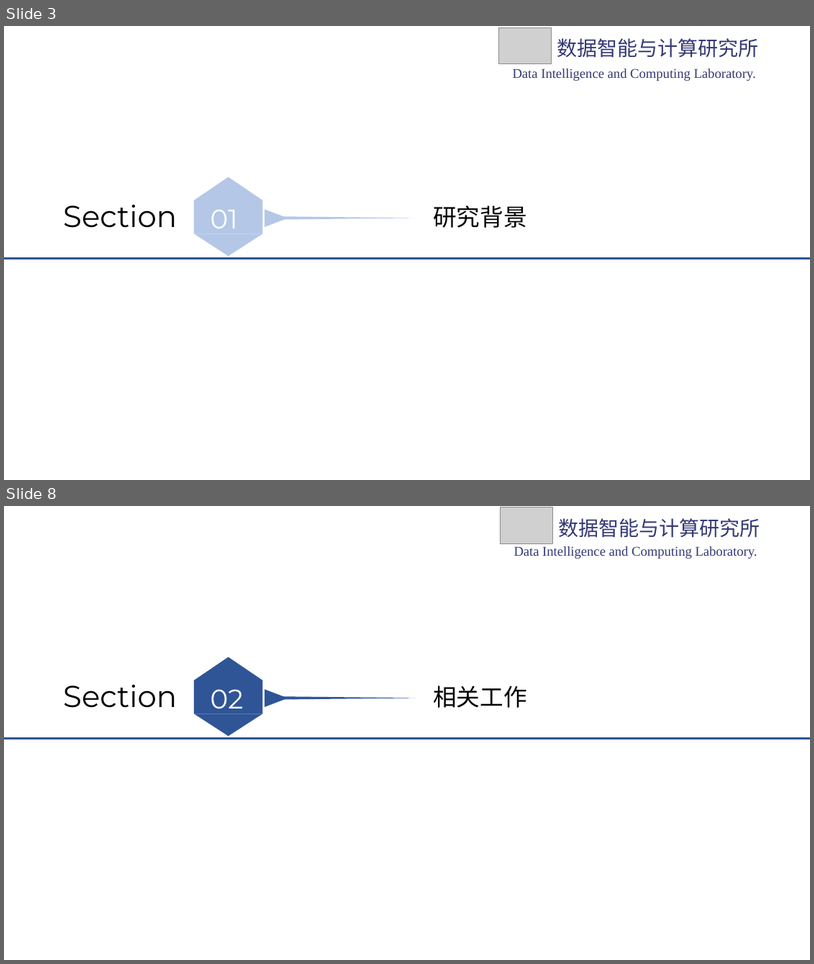
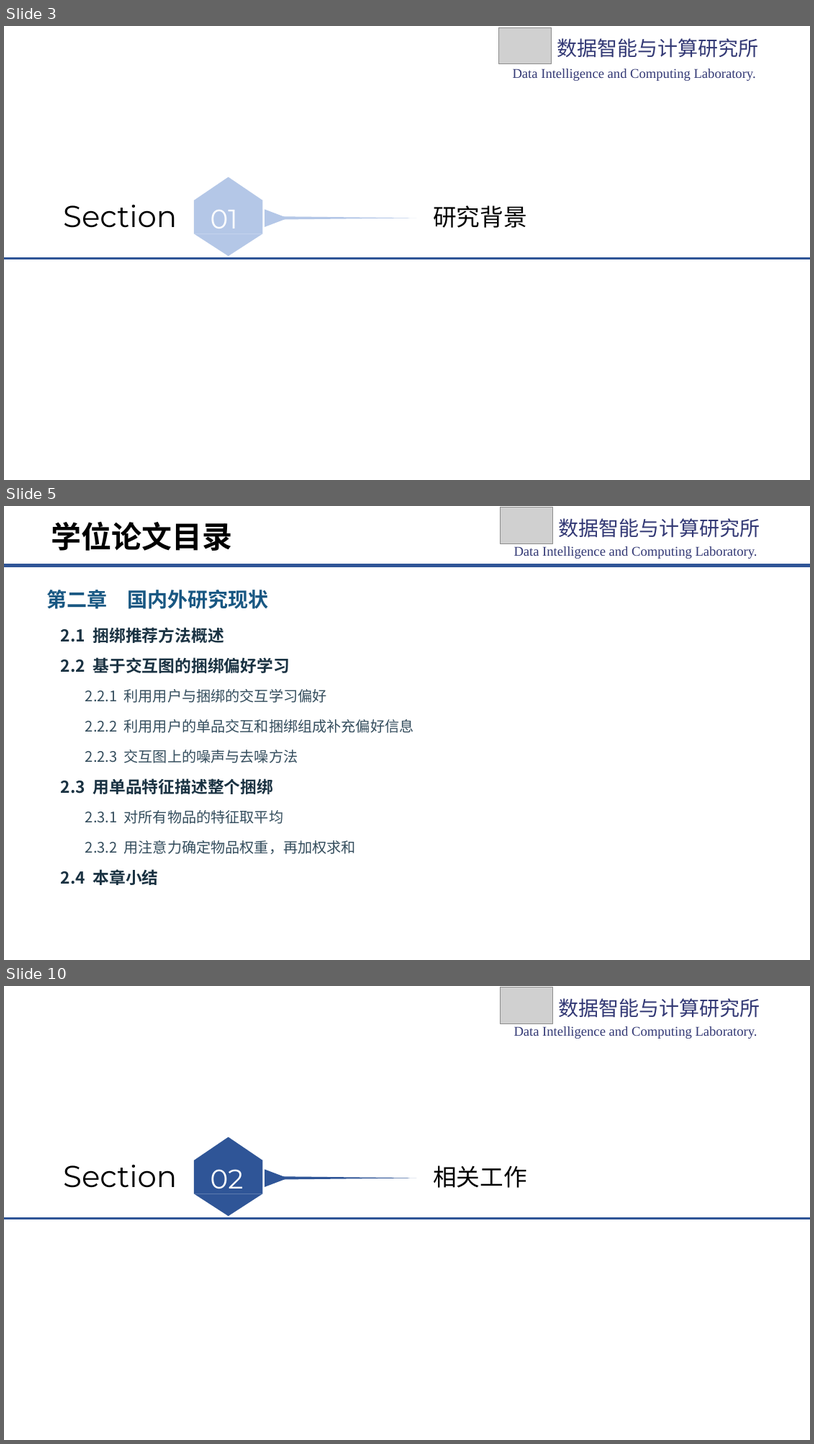
Before and after one commit to chengwuzi/MultiCBR-Project, a slide deck: 开题PPT/研二开题答辩-ReCoBR-定稿.pptx. Shown one above the other, each under a label of ours: slides 3 and 8 before the commit, slides 3, 5 and 10 after it; the slides between them are not shown. The pictures are 814x964 and 814x1444 pixels, drawn with LibreOffice and Linux fonts; fonts in the diff are those of the drawing; grey boxes stand for pictures; background and template pictures are left out. Boxes give left, top, right and bottom in pixels: in the first picture for what was removed or moved away, otherwise in the second. Text is boxed around its words. In the diff, an @@ line names an element or a change of style, - is before the commit and + after.

Commit message:
ReCoBR-论文精修：开题-PPT完成

```diff
--- a/开题PPT/研二开题答辩-ReCoBR-定稿.pptx
+++ b/开题PPT/研二开题答辩-ReCoBR-定稿.pptx
@@ slide 5 added at box(4, 506, 810, 960), background picture (left out) @@
@@ text added at box(51, 522, 232, 551), 36 pt, text #000000, bold @@
+学位论文目录
@@ picture added at box(501, 507, 553, 543) @@
@@ text added at box(559, 518, 761, 538), 24 pt, text #333975 @@
+数据智能与计算研究所
@@ text added at box(514, 546, 758, 559), 16 pt, text #333975 @@
+Data Intelligence and Computing Laboratory.
@@ line added from (4, 565) to (810, 565), #2F5597 4.5 pt @@
@@ text added at box(46, 590, 268, 609), 24 pt, text #185782, bold @@
+第二章 国内外研究现状
@@ text added at box(61, 627, 224, 643), 19.5 pt, text #1A3242, bold @@
+2.1 捆绑推荐方法概述
@@ text added at box(61, 657, 290, 673), 19.5 pt, text #1A3242, bold @@
+2.2 基于交互图的捆绑偏好学习
@@ text added at box(85, 689, 327, 703), 17.2 pt, text #344D5D @@
+2.2.1 利用用户与捆绑的交互学习偏好
@@ text added at box(85, 719, 414, 733), 17.2 pt, text #344D5D @@
+2.2.2 利用用户的单品交互和捆绑组成补充偏好信息
@@ text added at box(85, 749, 298, 763), 17.2 pt, text #344D5D @@
+2.2.3 交互图上的噪声与去噪方法
@@ text added at box(61, 778, 273, 794), 19.5 pt, text #1A3242, bold @@
+2.3 用单品特征描述整个捆绑
@@ text added at box(85, 810, 284, 824), 17.2 pt, text #344D5D @@
+2.3.1 对所有物品的特征取平均
@@ text added at box(85, 840, 356, 854), 17.2 pt, text #344D5D @@
+2.3.2 用注意力确定物品权重，再加权求和
@@ text added at box(61, 869, 158, 885), 19.5 pt, text #1A3242, bold @@
+2.4 本章小结
@@ what was slide 8 is now slide 10 @@
```
Also in this commit, not shown: 9 slides changed, 2 other slides added, 1 slide removed.
